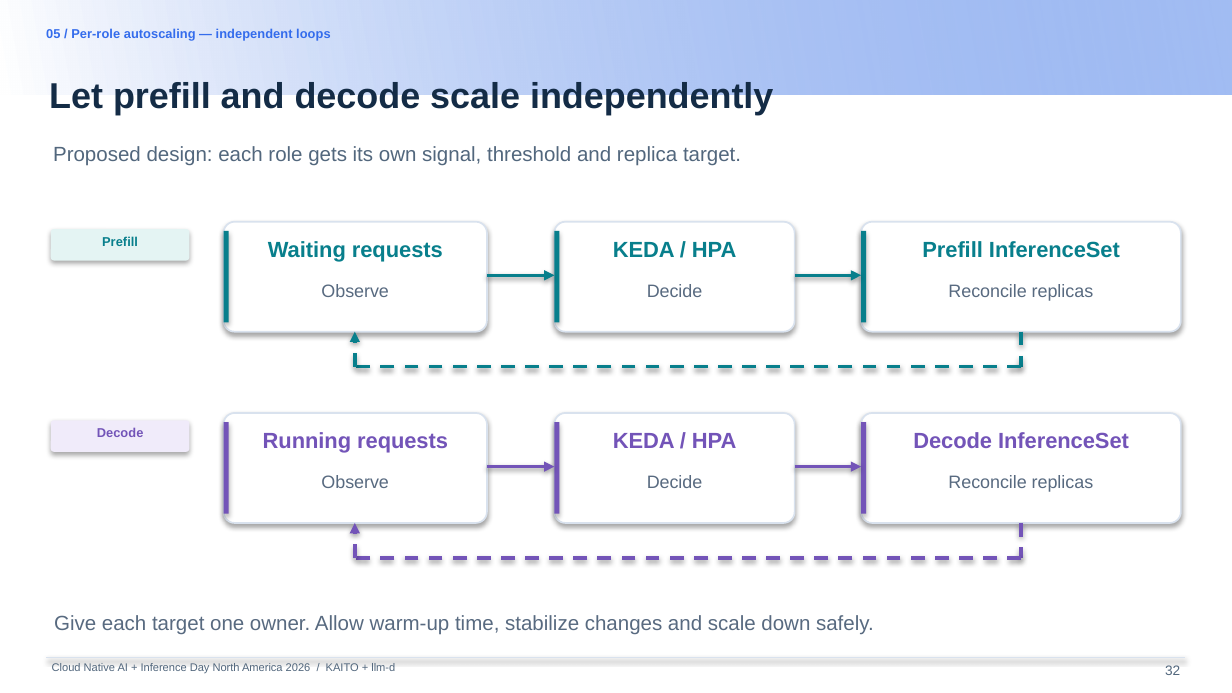
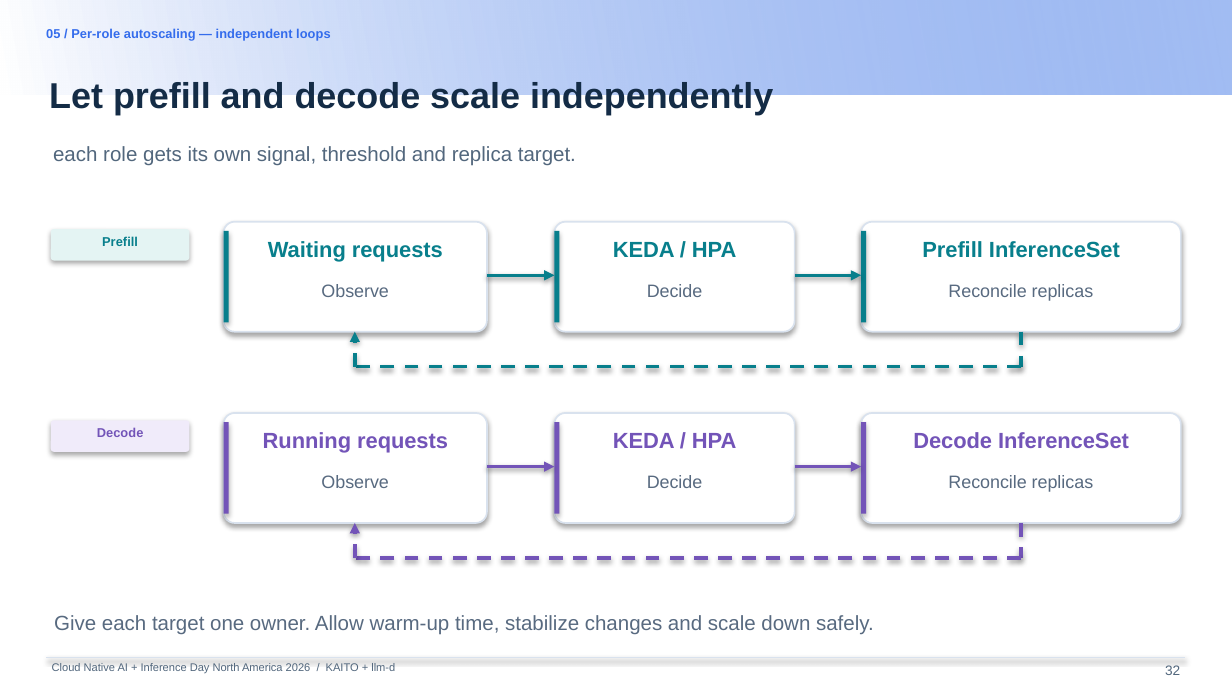
Before and after one commit to andyzhangx/demo, a slide deck: slide 32 of llm/pd-disaggregation/kubecon-na-2026-pd-disaggregation-kaito-llmd.pptx. Drawn at 1232x693 pixels with LibreOffice and Linux fonts; fonts in the diff are those of the drawing; background and template pictures are left out. Boxes give left, top, right and bottom in pixels: in the first picture for what was removed or moved away, otherwise in the second. Text is boxed around its words. In the diff, an @@ line names an element or a change of style, - is before the commit and + after.

```diff
--- a/llm/pd-disaggregation/kubecon-na-2026-pd-disaggregation-kaito-llmd.pptx
+++ b/llm/pd-disaggregation/kubecon-na-2026-pd-disaggregation-kaito-llmd.pptx
@@ text at (53,146,576,166): text changed @@
-Proposed design: each role gets its own signal, threshold and replica target.
+each role gets its own signal, threshold and replica target.
```
Also in this commit, not shown: 16 other slides changed, 3 slides added, 1 slide removed.
